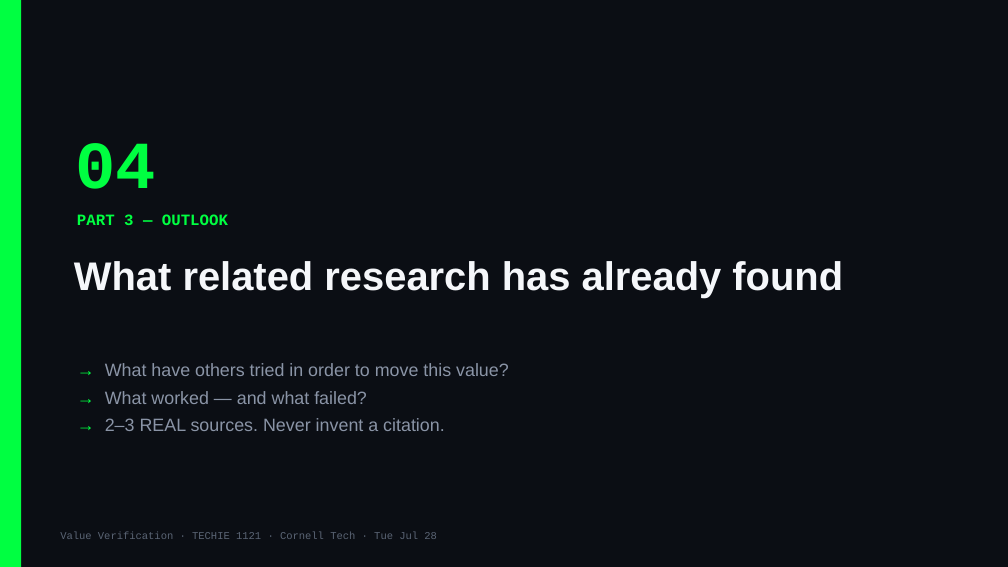
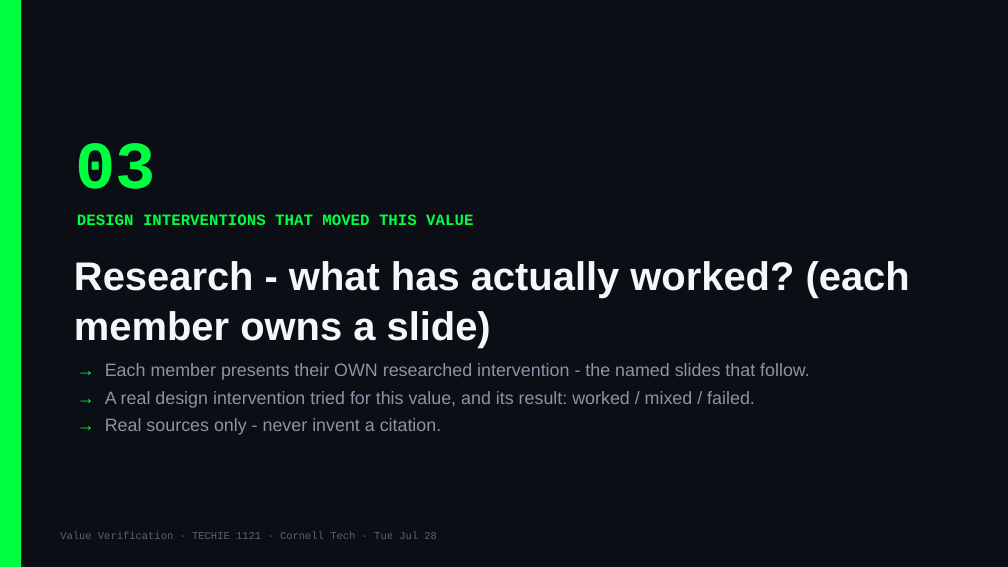
Before and after one commit to Cornell-Tech-Vibe-Coding-Summer-2026/website, a slide deck: slide 5 of slides/team-decks/Week3-Tue-jamins-2nd-team.pptx (slide 8 before the commit). Drawn at 1008x567 pixels with LibreOffice and Linux fonts; fonts in the diff are those of the drawing. Boxes give left, top, right and bottom in pixels: in the first picture for what was removed or moved away, otherwise in the second. Text is boxed around its words. In the diff, an @@ line names an element or a change of style, - is before the commit and + after.

```diff
--- a/slides/team-decks/Week3-Tue-jamins-2nd-team.pptx
+++ b/slides/team-decks/Week3-Tue-jamins-2nd-team.pptx
@@ text at box(75, 143, 156, 189): text changed @@
-04
+03
@@ text at box(77, 214, 473, 225): text changed @@
-PART 3 — OUTLOOK
+DESIGN INTERVENTIONS THAT MOVED THIS VALUE
@@ text at box(74, 261, 910, 348): text changed @@
-What related research has already found
+Research - what has actually worked? (each member owns a slide)
@@ text at box(105, 363, 810, 435): text changed @@
-→ What have others tried in order to move this value?
-→ What worked — and what failed?
-→ 2–3 REAL sources. Never invent a citation.
+→ Each member presents their OWN researched intervention - the named slides that follow.
+→ A real design intervention tried for this value, and its result: worked / mixed / failed.
+→ Real sources only - never invent a citation.
```
Also in this commit, not shown: 5 other slides changed, 1 slide added, 2 slides removed, 12 other files.
